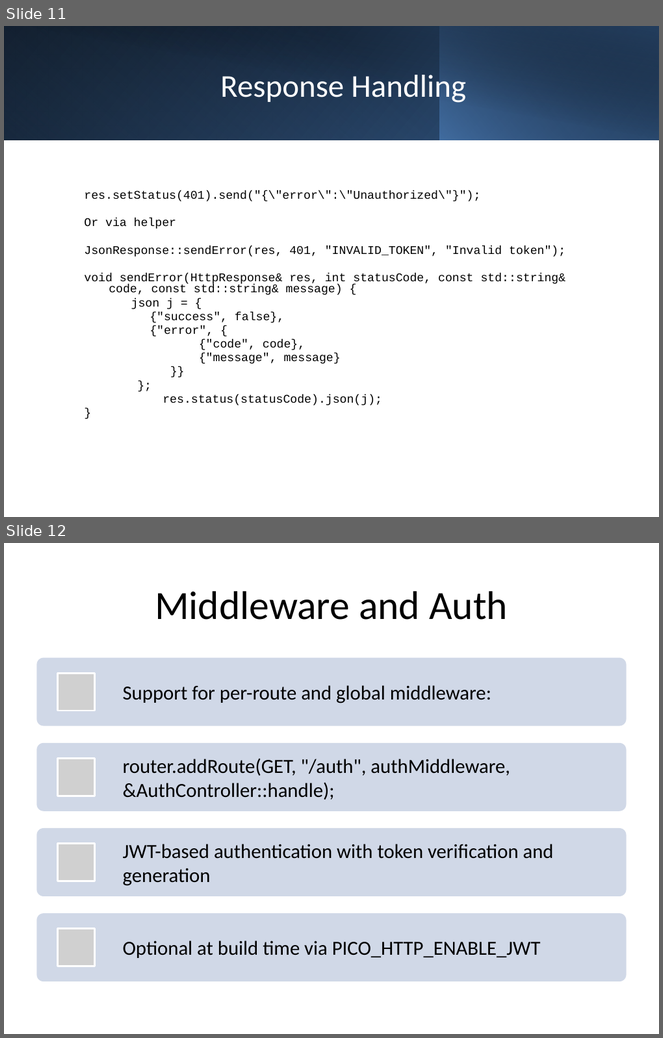
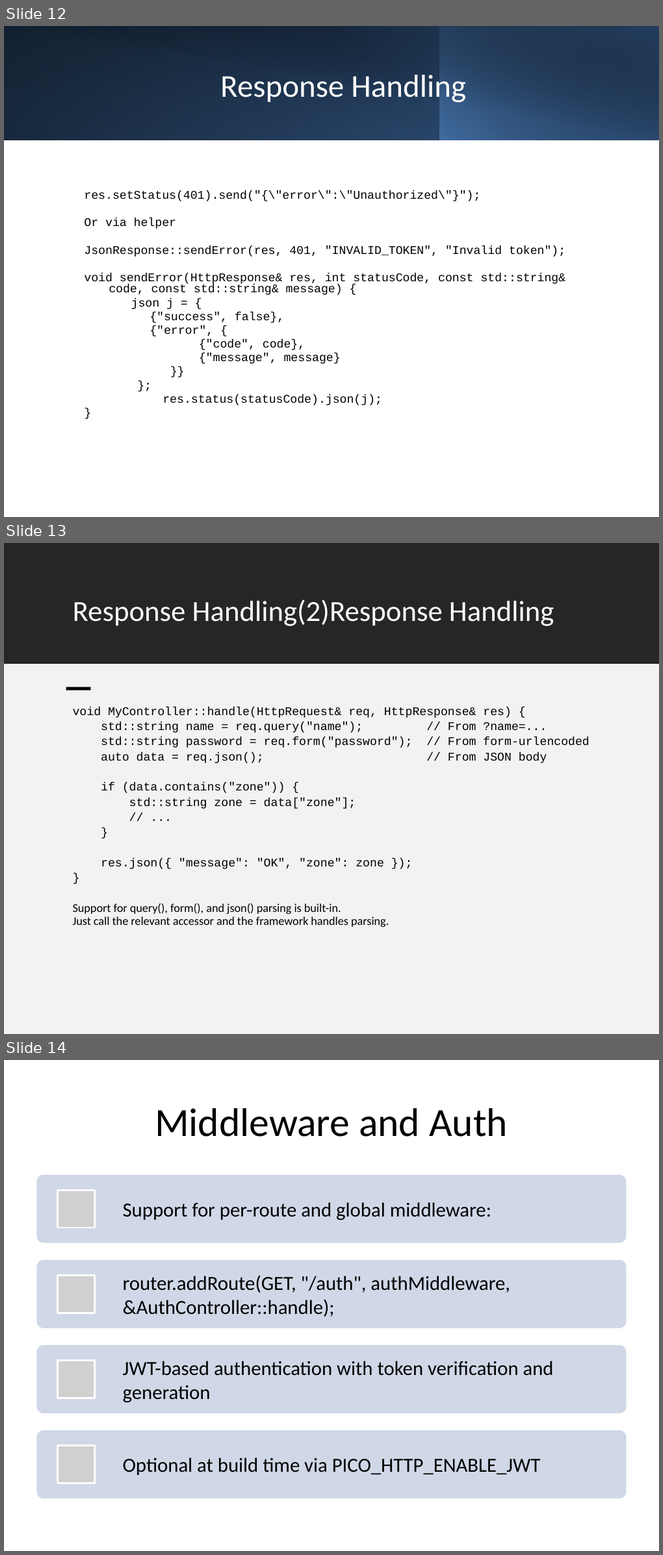
Before and after one commit to Pico-Framework/pico-framework, a slide deck: docs/picoframework_full_presentation_combined.pptx. Shown one above the other, each under a label of ours: slides 11 and 12 before the commit, slides 12, 13 and 14 after it. The pictures are 663x1038 and 663x1555 pixels, drawn with LibreOffice and Linux fonts; fonts in the diff are those of the drawing; grey boxes stand for pictures. Boxes give left, top, right and bottom in pixels: in the first picture for what was removed or moved away, otherwise in the second. Text is boxed around its words. In the diff, an @@ line names an element or a change of style, - is before the commit and + after.

```diff
--- a/docs/picoframework_full_presentation_combined.pptx
+++ b/docs/picoframework_full_presentation_combined.pptx
@@ slide 13 added at [4, 543, 659, 1034], background #FFFFFF @@
@@ rectangle added at [4, 543, 659, 663], fill #262626 @@
@@ title added at [73, 600, 555, 626], 32 pt, text #FFFFFF @@
+Response Handling(2)Response Handling
@@ rectangle added at [4, 664, 659, 1034], fill #F2F2F2 @@
@@ rectangle added at [66, 687, 90, 691], fill #000000 @@
@@ text added at [73, 707, 589, 927], 13 pt, text #000000 @@
+void MyController::handle(HttpRequest& req, HttpResponse& res) {
+std::string name = req.query("name"); // From ?name=...
+std::string password = req.form("password"); // From form-urlencoded
+auto data = req.json(); // From JSON body
+if (data.contains("zone")) {
+std::string zone = data["zone"];
+// ...
+}
+res.json({ "message": "OK", "zone": zone });
+}
+Support for query(), form(), and json() parsing is built-in.
+Just call the relevant accessor and the framework handles parsing.
@@ what was slide 11 is now slide 12 @@
@@ what was slide 12 is now slide 14 @@
```
Also in this commit, not shown: 9 slides changed, 1 other slide added, 2 other files.
